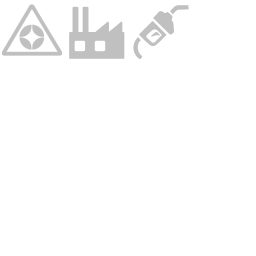
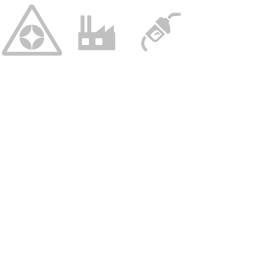
Layer changes from the first (256, 256) image to the second:
painted on "Shape 2" (1st of 2) over (133, 5, 189, 60)
painted on "Shape 1" (1st of 4) over (69, 6, 125, 59)
